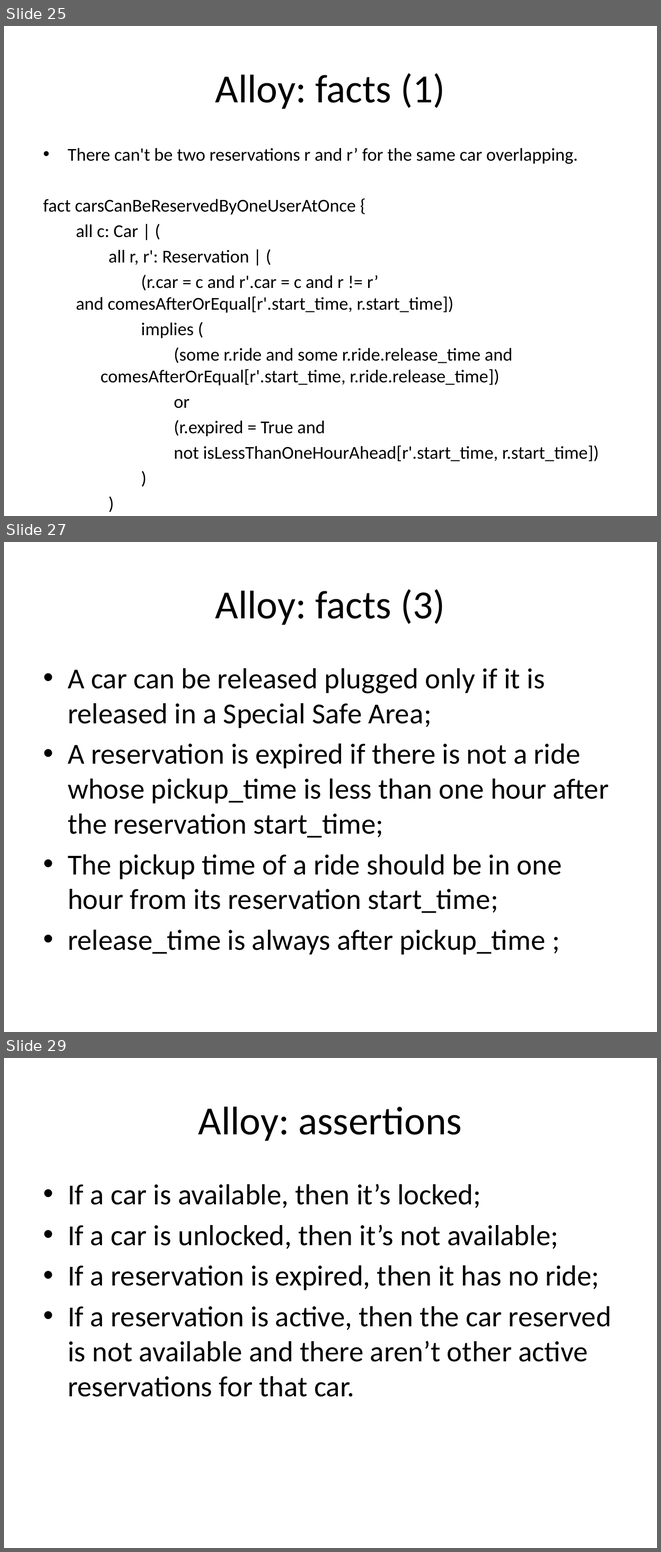
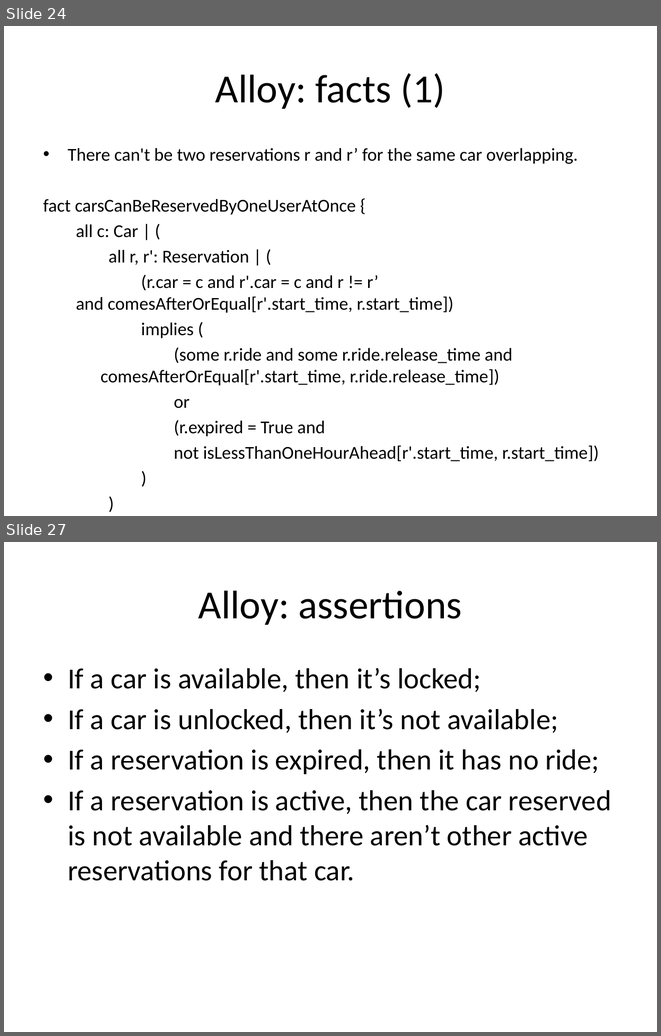
Before and after one commit to cattaneo-riccardo/PowerEnjoy, a slide deck: RASD/presentation/RASD_presentation.pptx. Shown one above the other, each under a label of ours: slides 25, 27 and 29 before the commit, slides 24 and 27 after it; the slides between them are not shown. The pictures are 661x1552 and 661x1036 pixels, drawn with LibreOffice and Linux fonts; fonts in the diff are those of the drawing. Boxes give left, top, right and bottom in pixels: in the first picture for what was removed or moved away, otherwise in the second. Text is boxed around its words. In the diff, an @@ line names an element or a change of style, - is before the commit and + after.

```diff
--- a/RASD/presentation/RASD_presentation.pptx
+++ b/RASD/presentation/RASD_presentation.pptx
@@ slide 27 removed at [4, 542, 657, 1032], background #FFFFFF @@
@@ title removed at [215, 589, 445, 625] @@
-Alloy: facts (3)
@@ text removed at [68, 668, 609, 954] @@
-• A car can be released plugged only if it is released in a Special Safe Area;
-• A reservation is expired if there is not a ride whose pickup_time is less than one hour after the reservation start_time;
-• The pickup time of a ride should be in one hour from its reservation start_time;
-• release_time is always after pickup_time ;
@@ what was slide 25 is now slide 24 @@
@@ what was slide 29 is now slide 27 @@
```
Also in this commit, not shown: 16 slides changed, 4 other slides removed.
